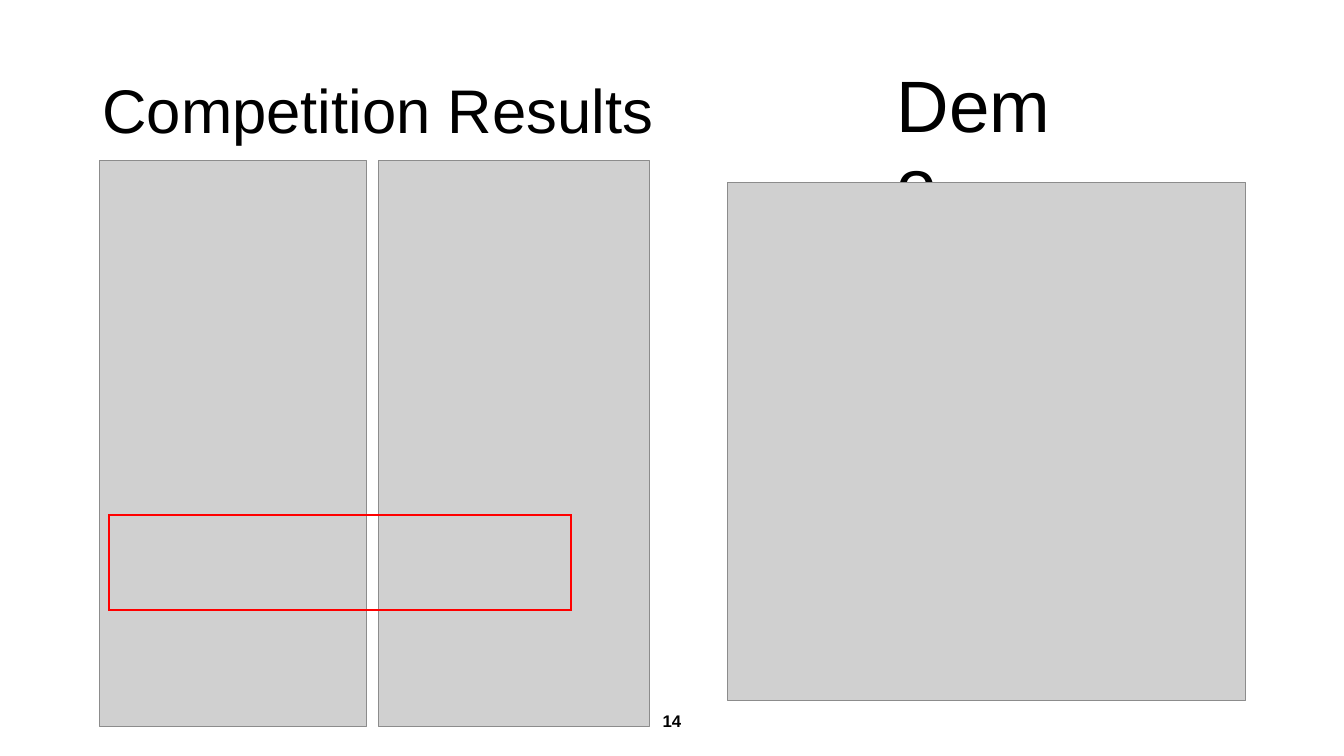
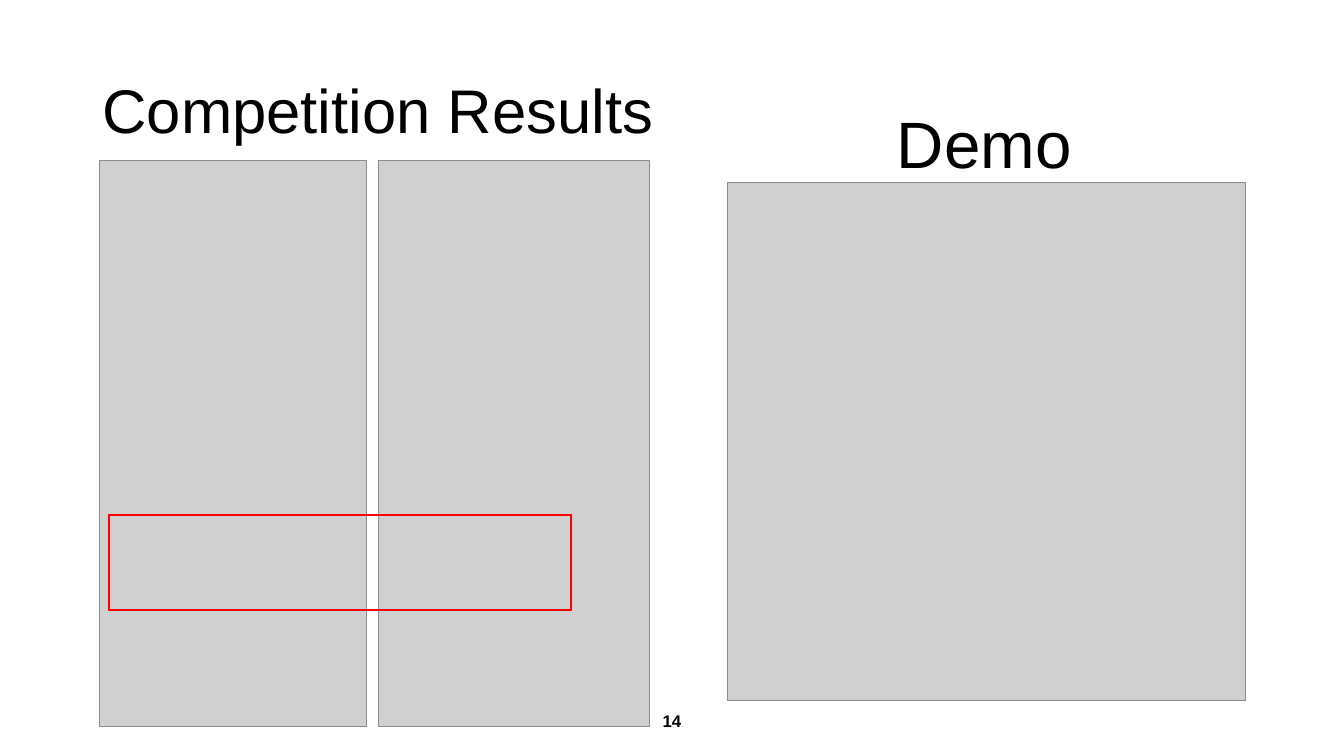
Before and after one commit to ssfc/LORR24, a slide deck: slide 25 of VirtualExpoPresentation.pptx. Drawn at 1344x756 pixels with LibreOffice and Linux fonts; fonts in the diff are those of the drawing; grey boxes stand for pictures. Boxes give left, top, right and bottom in pixels: in the first picture for what was removed or moved away, otherwise in the second. Text is boxed around its words. In the diff, an @@ line names an element or a change of style, - is before the commit and + after.

```diff
--- a/VirtualExpoPresentation.pptx
+++ b/VirtualExpoPresentation.pptx
@@ title "Demo" at (897,123,1072,169): size 52 to 46.8 pt @@
```
Also in this commit, not shown: 1 other slide changed, 1 other file.
